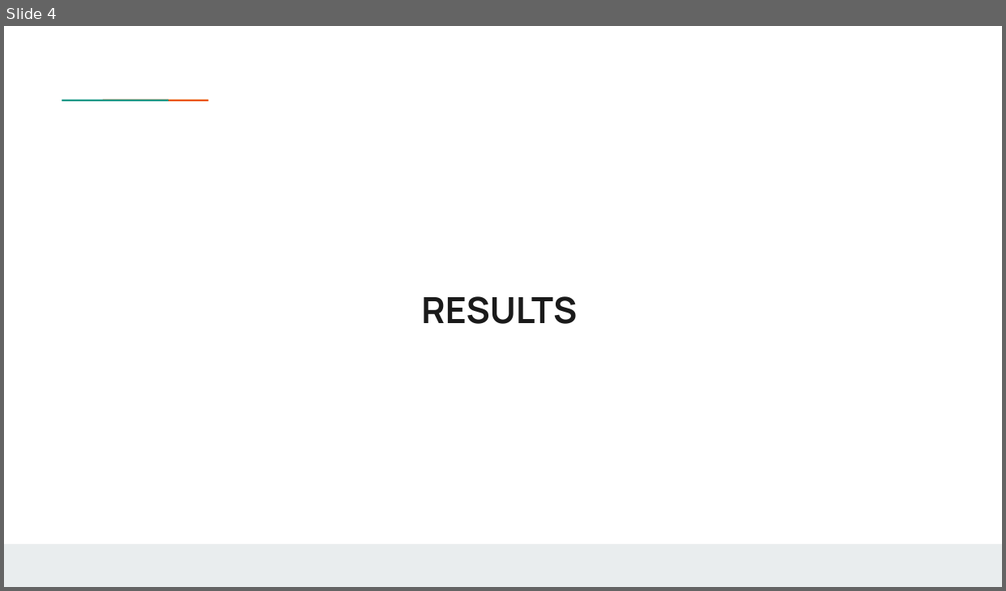
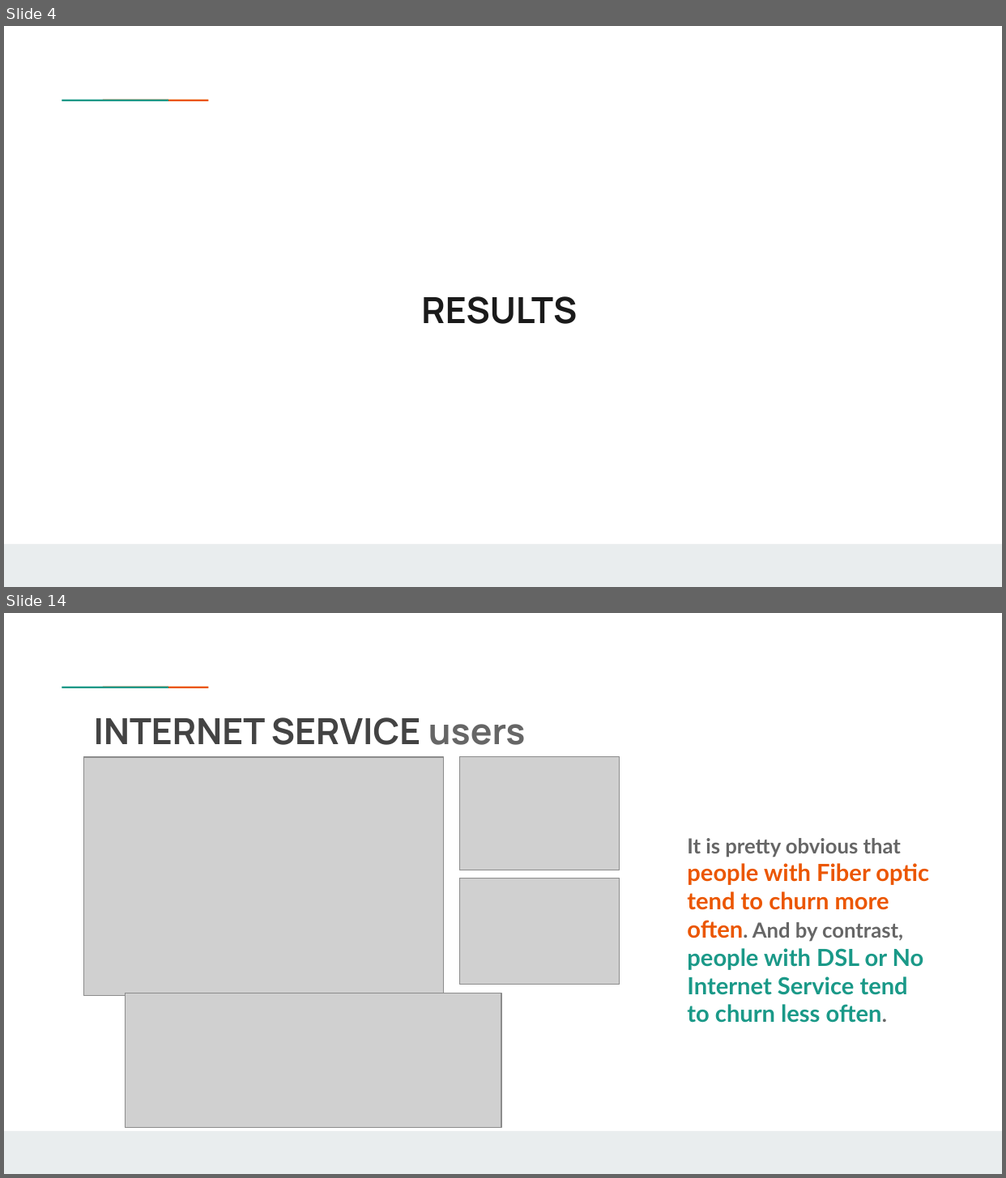
Before and after one commit to weinerkervens/churn_analysis, a slide deck: presentation.pptx. Shown one above the other, each under a label of ours: slide 4 before the commit, slides 4 and 14 after it; the slides between them are not shown. The pictures are 1006x591 and 1006x1178 pixels, drawn with LibreOffice and Linux fonts; fonts in the diff are those of the drawing; grey boxes stand for pictures; background and template pictures are left out. Boxes give left, top, right and bottom in pixels: in the first picture for what was removed or moved away, otherwise in the second. Text is boxed around its words. In the diff, an @@ line names an element or a change of style, - is before the commit and + after.

```diff
--- a/presentation.pptx
+++ b/presentation.pptx
@@ slide 14 added at (4,613,1002,1174), background #FFFFFF; not listed: 3 template elements that a slide beside it also shows @@
@@ title added at (94,717,526,745), 26 pt, text #434343, bold @@
+INTERNET SERVICE users
@@ picture added at (84,756,444,995) @@
@@ picture added at (460,756,620,870) @@
@@ text added at (687,838,929,1023), 17 pt, text #1A9988, bold @@
+It is pretty obvious that people with Fiber optic tend to churn more often. And by contrast, people with DSL or No Internet Service tend to churn less often.
@@ picture added at (460,879,620,984) @@
@@ picture added at (125,993,501,1128) @@
```
Also in this commit, not shown: 3 slides changed, 24 other slides added, 13 other files.
